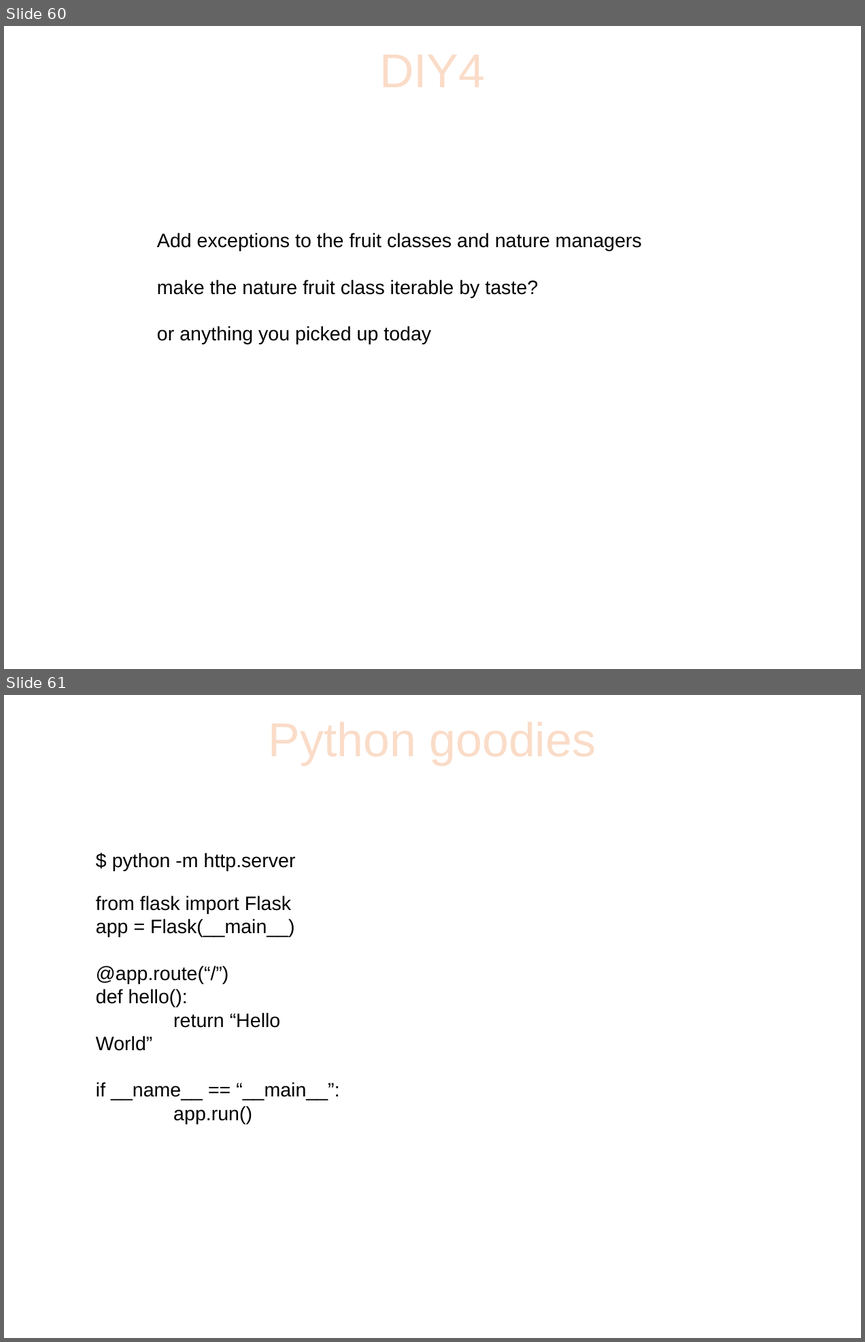
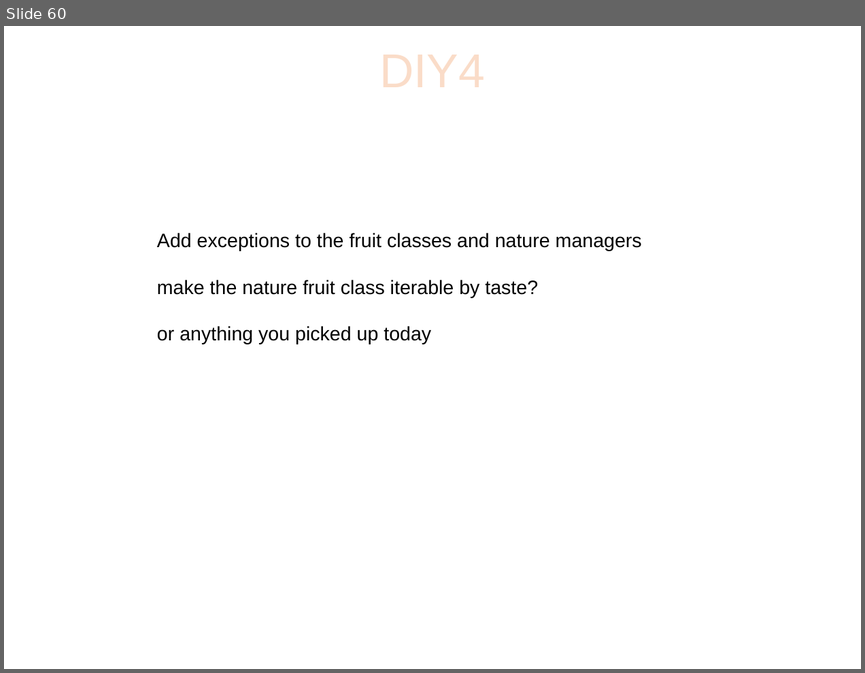
Before and after one commit to sphaero/workshops, a slide deck: PythonFu/presentation.odp. Shown one above the other, each under a label of ours: slides 60 and 61 before the commit, slide 60 after it. The pictures are 865x1342 and 865x673 pixels, drawn with LibreOffice and Linux fonts; fonts in the diff are those of the drawing; background and template pictures are left out. Boxes give left, top, right and bottom in pixels: in the first picture for what was removed or moved away, otherwise in the second. Text is boxed around its words. In the diff, an @@ line names an element or a change of style, - is before the commit and + after.

```diff
--- a/PythonFu/presentation.odp
+++ b/PythonFu/presentation.odp
@@ slide 61 removed at (x1=4, y1=695, x2=861, y2=1338), background picture (left out) @@
@@ title removed at (x1=47, y1=701, x2=818, y2=775) @@
-Python goodies
@@ text removed at (x1=112, y1=853, x2=296, y2=871) @@
-$ python -m http.server
@@ text removed at (x1=96, y1=896, x2=339, y2=1123) @@
-from flask import Flask
-app = Flask(__main__)
-@app.route(“/”)
-def hello():
-return “Hello World”
-if __name__ == “__main__”:
-app.run()
```
Also in this commit, not shown: 1 slide added.
